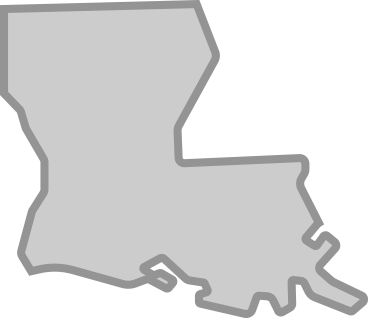
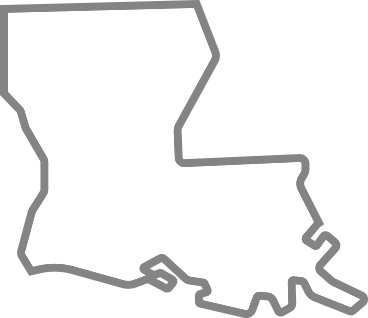
Layer changes from the first 368px x 318px image to the second:
pixels changed over [0, 0, 368, 318] (layer not identified)
